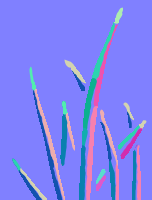
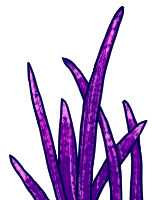
Layers edited between the first and the second 152 x 200 image:
hid "Warstwa 4", painted on it over [0, 0, 152, 200]
hid "Warstwa 3" over [0, 0, 152, 200]
painted on "Warstwa 1" over [0, 0, 152, 200]
painted on "Warstwa 2" over [0, 0, 152, 200]
